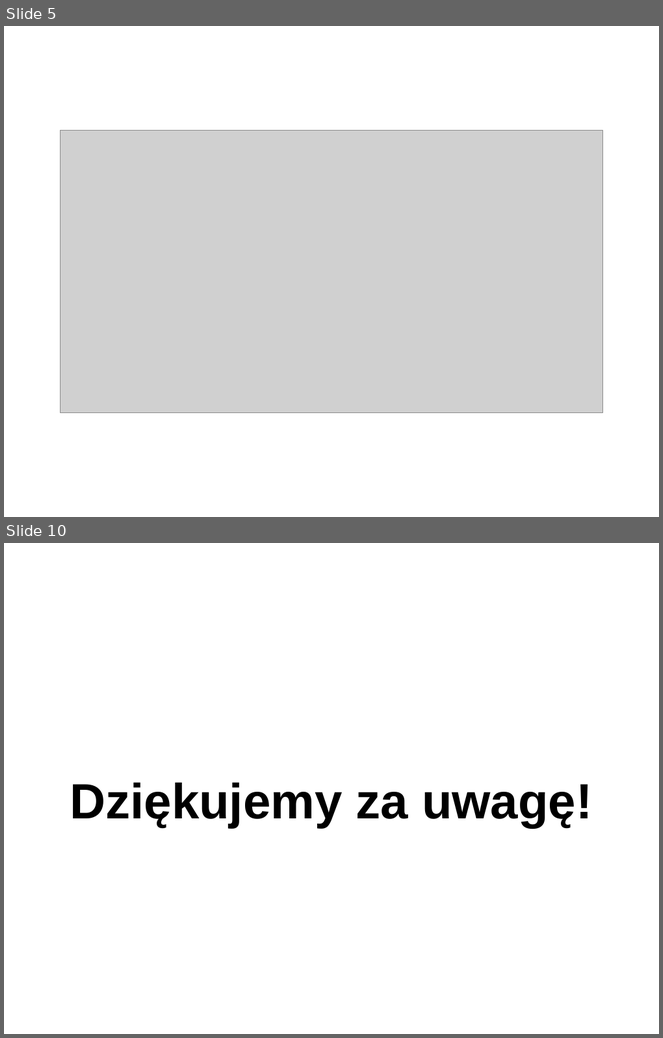
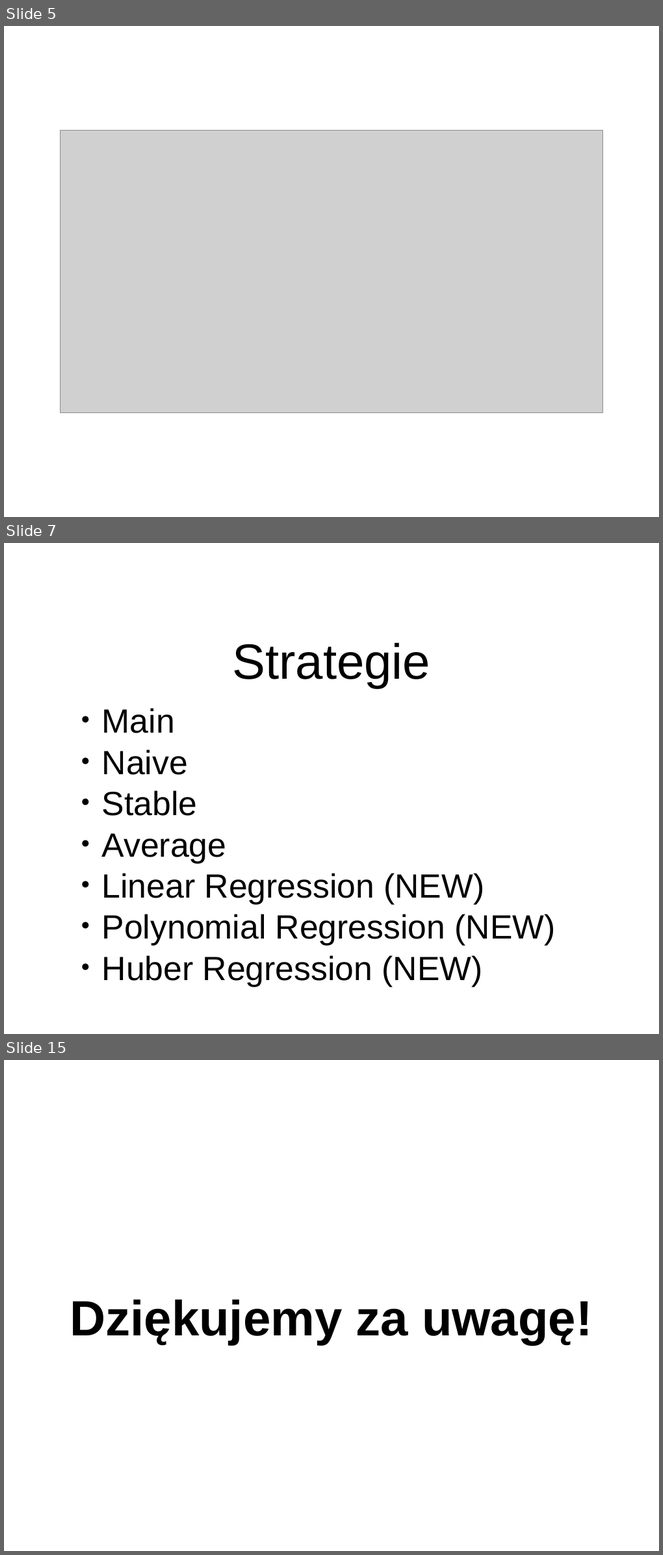
Before and after one commit to NaczelnyRachmistrz/StockRogue, a slide deck: prezentacja/stock_rogue.ppt. Shown one above the other, each under a label of ours: slides 5 and 10 before the commit, slides 5, 7 and 15 after it; the slides between them are not shown. The pictures are 663x1038 and 663x1555 pixels, drawn with LibreOffice and Linux fonts; fonts in the diff are those of the drawing; grey boxes stand for pictures; background and template pictures are left out. Boxes give left, top, right and bottom in pixels: in the first picture for what was removed or moved away, otherwise in the second. Text is boxed around its words. In the diff, an @@ line names an element or a change of style, - is before the commit and + after.

```diff
--- a/prezentacja/stock_rogue.ppt
+++ b/prezentacja/stock_rogue.ppt
@@ slide 7 added at bbox=[4, 543, 659, 1034], background #FFFFFF @@
@@ title added at bbox=[232, 642, 430, 689], 60 pt, text #000000 @@
+Strategie
@@ text added at bbox=[102, 708, 556, 987], 40.7 pt, text #000000 @@
+● Main
+● Naive
+● Stable
+● Average
+● Linear Regression (NEW)
+● Polynomial Regression (NEW)
+● Huber Regression (NEW)
@@ what was slide 10 is now slide 15 @@
```
Also in this commit, not shown: 6 slides changed, 5 other slides added, 1 slide removed.
